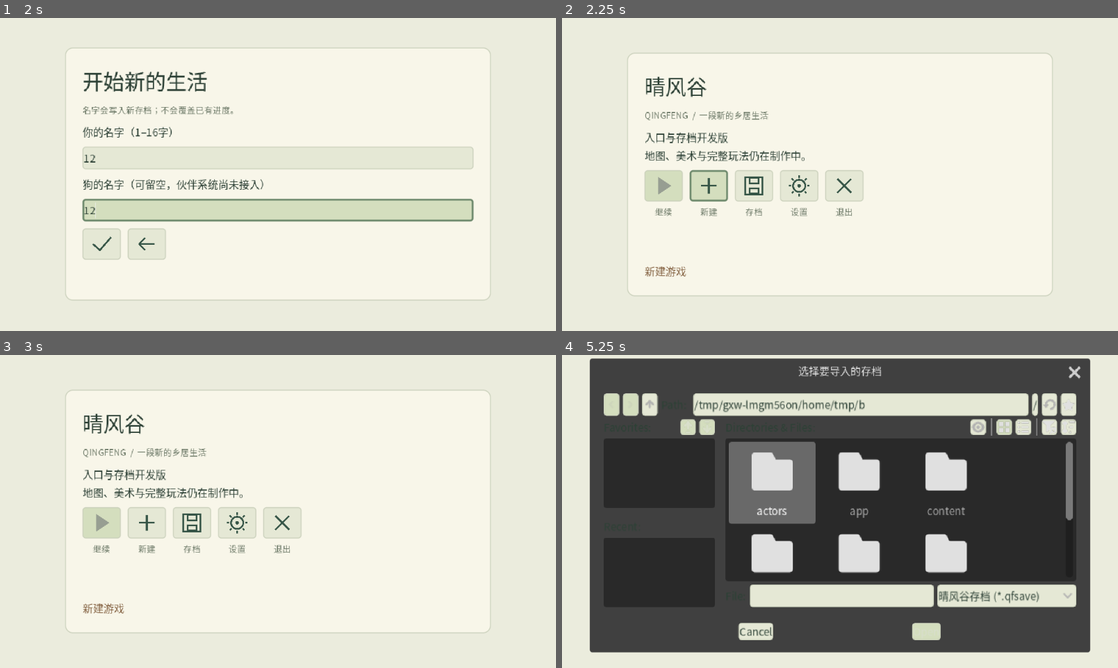
Above: before the commit, frames 1-4 (two rows, left to right).
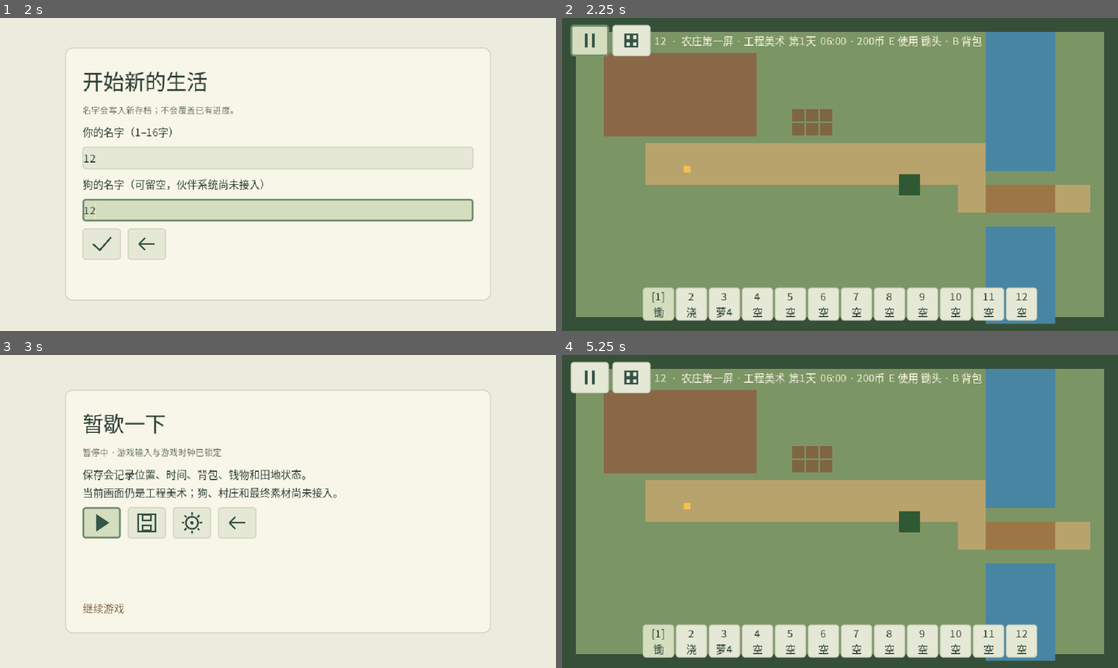
Above: after the commit, the same moments.

Repository: natefox2017/qingfeng
Game: Godot game, scene res://app/main.tscn
Two runs of this game, one before a commit and one after it. Both use one fixed random seed, a clock stepped at 60 frames per second and the inputs below.
Inputs (mouse positions are in pixels of both pictures, inside the frame that each line leads up to):
- Up to frame 1 (2 s): click (144, 187) at 0.52 s; click (278, 158) at 1.27 s; type "12" at 1.35 s; click (278, 208) at 1.5 s; type "12" at 1.58 s
- Up to frame 2 (2.25 s): click (662, 243) at 2.02 s
- Up to frame 3 (3 s): click (27, 376) at 2.77 s
- Up to frame 4 (5.25 s): click (662, 524) at 3.52 s; click (756, 524) at 4.27 s; click (662, 583) at 5.02 s

Frame 1 is identical in both runs. In frame 2, 94% of the frame differs, in the area x 0-100%, y 0-100%; in frame 3, 3.6%; in frame 4, 96%.

Commit message:
Validate centralized real-time clock rate

Diff:
--- a/game/content/content_catalog.gd
+++ b/game/content/content_catalog.gd
@@ -36,14 +36,17 @@
 static func _nonnegative_int(value: Variant) -> bool:
 	return value is int and value >= 0
 
+static func _positive_number(value: Variant) -> bool:
+	return (value is int or value is float) and is_finite(float(value)) and float(value) > 0.0
+
 static func validate(data: Variant) -> bool:
 	if not _exact_keys(data, ["content_version","clock","inventory","storage","economy","shop","items","crops","new_game"]):
 		return false
 	if data.content_version != "first_playable_v1":
 		return false
-	if not _exact_keys(data.clock, ["minutes_per_day","day_start_minute"]):
+	if not _exact_keys(data.clock, ["minutes_per_day","day_start_minute","real_seconds_per_game_minute"]):
 		return false
-	if not _positive_int(data.clock.minutes_per_day) or not _nonnegative_int(data.clock.day_start_minute):
+	if not _positive_int(data.clock.minutes_per_day) or not _nonnegative_int(data.clock.day_start_minute) or not _positive_number(data.clock.real_seconds_per_game_minute):
 		return false
 	if data.clock.day_start_minute >= data.clock.minutes_per_day:
 		return false
